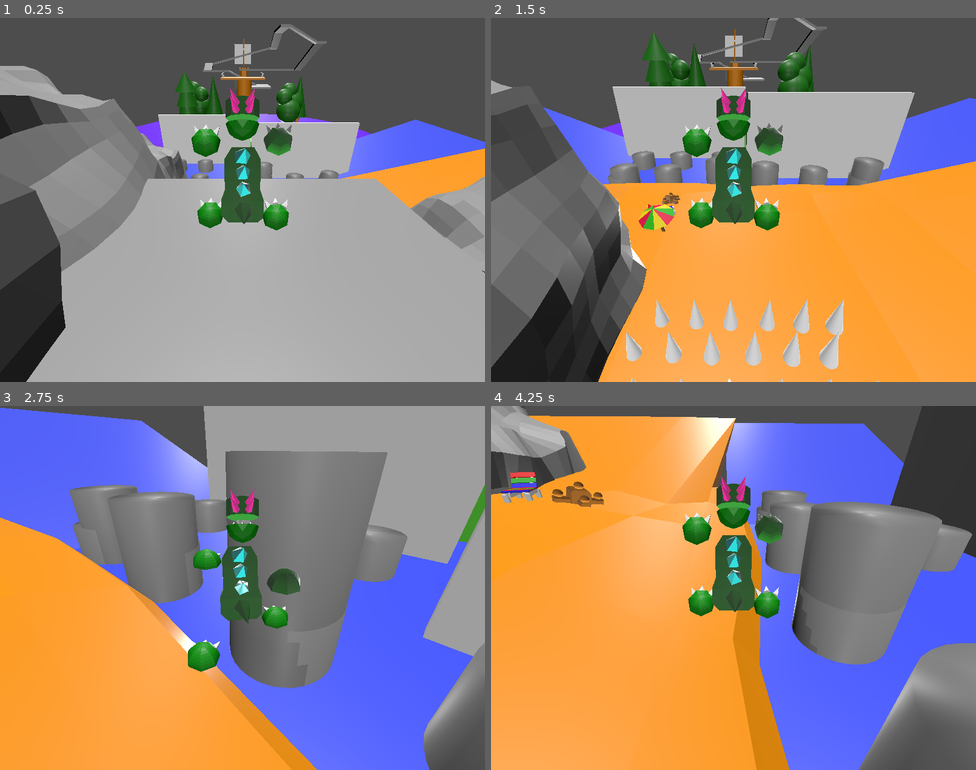
Above: before the commit, frames 1-4 (two rows, left to right).
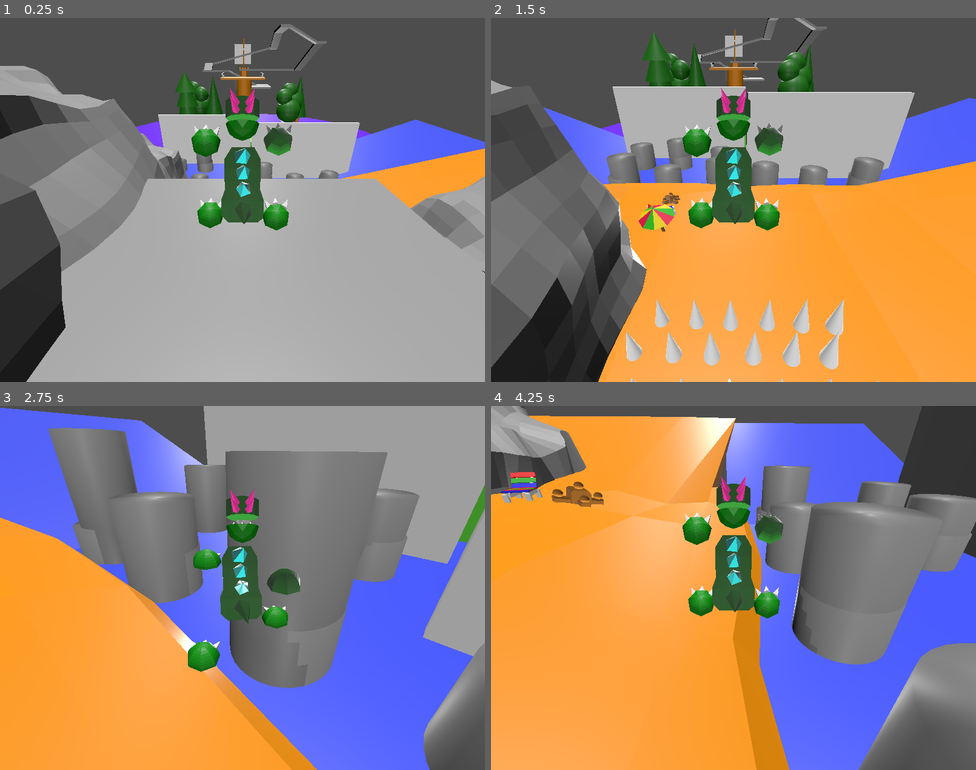
Above: after the commit, the same moments.

Repository: bazylevnik0/dinokid
Game: Godot game, scene res://mom-intro.tscn
Two runs of this game, one before a commit and one after it. Both use one fixed random seed, a clock stepped at 60 frames per second and the inputs below. Video files are missing from this copy of the repository; at most half a second of black plays in their place.
Inputs:
- Up to frame 1 (0.25 s): no input
- Up to frame 2 (1.5 s): hold Up (move_forward) from 0.53 s (still down); tap Z (key_a) at 0.6 s; tap Space (jump) at 0.77 s; tap X (key_b) at 1.35 s
- Up to frame 3 (2.75 s): tap Space (jump) at 1.52 s; release Up (move_forward) at 2.03 s; hold Left (move_left) from 2.03 s (still down); tap Z (key_a) at 2.1 s
- Up to frame 4 (4.25 s): tap X (key_b) at 2.85 s; tap Space (jump) at 3.02, 3.77 s; release Left (move_left) at 3.53 s; hold Down (move_backward) from 3.53 s (still down); tap Z (key_a) at 3.6 s

The runs differ from the first frame. In frame 1, less than 0.1% of the frame differs, in the area x 37-44%, y 37-43%; in frame 2, 0.5%; in frame 3, 4.1%, in the area x 9-87%, y 6-44%; in frame 4, 2.3%.
Error in both runs: Attempt to call function 'play' in base 'null instance' on a null instance. (res://Player.gd:18)

Commit message:
homeisland: finished platform moving for river stones

Diff:
--- a/homeisland.tscn
+++ b/homeisland.tscn
@@ -355,7 +355,7 @@
 "times": PackedFloat32Array(0, 3),
 "transitions": PackedFloat32Array(1, 1),
 "update": 0,
-"values": [Vector3(-2.55527, 7.73503, -9.37166), Vector3(-2.55527, 7.70203, -8.98211)]
+"values": [Vector3(-2.55527, 7.73503, -9.37166), Vector3(-2.55527, 7.65704, -8.45117)]
 }
 
 [sub_resource type="Animation" id="Animation_50yr8"]
@@ -377,6 +377,334 @@
 _data = {
 "RESET": SubResource("Animation_50yr8"),
 "new_animation": SubResource("Animation_ofuse")
+}
+
+[sub_resource type="BoxShape3D" id="BoxShape3D_svpll"]
+size = Vector3(0.575195, 0.62854, 1.01941)
+
+[sub_resource type="Animation" id="Animation_qeml0"]
+resource_name = "new_animation"
+length = 6.0
+loop_mode = 1
+tracks/0/type = "value"
+tracks/0/imported = false
+tracks/0/enabled = true
+tracks/0/path = NodePath(".:position")
+tracks/0/interp = 1
+tracks/0/loop_wrap = true
+tracks/0/keys = {
+"times": PackedFloat32Array(0, 3),
+"transitions": PackedFloat32Array(1, 1),
+"update": 0,
+"values": [Vector3(-2.60506, 9.15317, -9.47508), Vector3(-2.60506, 9.10751, -8.93616)]
+}
+
+[sub_resource type="Animation" id="Animation_nslj2"]
+length = 0.001
+tracks/0/type = "value"
+tracks/0/imported = false
+tracks/0/enabled = true
+tracks/0/path = NodePath(".:position")
+tracks/0/interp = 1
+tracks/0/loop_wrap = true
+tracks/0/keys = {
+"times": PackedFloat32Array(0),
+"transitions": PackedFloat32Array(1),
+"update": 0,
+"values": [Vector3(-2.60506, 9.15317, -9.47508)]
+}
+
+[sub_resource type="AnimationLibrary" id="AnimationLibrary_g1iit"]
+_data = {
+"RESET": SubResource("Animation_nslj2"),
+"new_animation": SubResource("Animation_qeml0")
+}
+
+[sub_resource type="BoxShape3D" id="BoxShape3D_o1cy7"]
+size = Vector3(0.592682, 0.570923, 0.782715)
+
+[sub_resource type="Animation" id="Animation_cuuu1"]
+resource_name = "new_animation"
+length = 6.0
+loop_mode = 1
+tracks/0/type = "value"
+tracks/0/imported = false
+tracks/0/enabled = true
+tracks/0/path = NodePath(".:position")
+tracks/0/interp = 1
+tracks/0/loop_wrap = true
+tracks/0/keys = {
+"times": PackedFloat32Array(0, 3),
+"transitions": PackedFloat32Array(1, 1),
+"update": 0,
+"values": [Vector3(-1.58209, 9.11007, -8.60589), Vector3(-1.58209, 9.17311, -9.34986)]
+}
+
+[sub_resource type="Animation" id="Animation_d6jat"]
+length = 0.001
+tracks/0/type = "value"
+tracks/0/imported = false
+tracks/0/enabled = true
+tracks/0/path = NodePath(".:position")
+tracks/0/interp = 1
+tracks/0/loop_wrap = true
+tracks/0/keys = {
+"times": PackedFloat32Array(0),
+"transitions": PackedFloat32Array(1),
+"update": 0,
+"values": [Vector3(-1.58209, 9.11007, -8.60589)]
+}
+
+[sub_resource type="AnimationLibrary" id="AnimationLibrary_dt6d5"]
+_data = {
+"RESET": SubResource("Animation_d6jat"),
+"new_animation": SubResource("Animation_cuuu1")
+}
+
+[sub_resource type="BoxShape3D" id="BoxShape3D_sgvt8"]
+size = Vector3(0.598389, 0.647217, 0.886353)
+
+[sub_resource type="Animation" id="Animation_wc1bg"]
+resource_name = "new_animation"
+length = 6.0
+loop_mode = 1
+tracks/0/type = "value"
+tracks/0/imported = false
+tracks/0/enabled = true
+tracks/0/path = NodePath(".:position")
+tracks/0/interp = 1
+tracks/0/loop_wrap = true
+tracks/0/keys = {
+"times": PackedFloat32Array(0, 3),
+"transitions": PackedFloat32Array(1, 1),
+"update": 0,
+"values": [Vector3(-0.393235, 9.1659, -9.46978), Vector3(-0.393235, 9.1306, -9.02398)]
+}
+
+[sub_resource type="Animation" id="Animation_lvi5w"]
+length = 0.001
+tracks/0/type = "value"
+tracks/0/imported = false
+tracks/0/enabled = true
+tracks/0/path = NodePath(".:position")
+tracks/0/interp = 1
+tracks/0/loop_wrap = true
+tracks/0/keys = {
+"times": PackedFloat32Array(0),
+"transitions": PackedFloat32Array(1),
+"update": 0,
+"values": [Vector3(-0.393235, 9.1659, -9.46978)]
+}
+
+[sub_resource type="AnimationLibrary" id="AnimationLibrary_e6jad"]
+_data = {
+"RESET": SubResource("Animation_lvi5w"),
+"new_animation": SubResource("Animation_wc1bg")
+}
+
+[sub_resource type="BoxShape3D" id="BoxShape3D_3ha4a"]
+size = Vector3(0.678711, 0.701538, 0.864746)
+
+[sub_resource type="Animation" id="Animation_k310j"]
+resource_name = "new_animation"
+length = 6.0
+loop_mode = 1
+tracks/0/type = "value"
+tracks/0/imported = false
+tracks/0/enabled = true
+tracks/0/path = NodePath(".:position")
+tracks/0/interp = 1
+tracks/0/loop_wrap = true
+tracks/0/keys = {
+"times": PackedFloat32Array(0, 3),
+"transitions": PackedFloat32Array(1, 1),
+"update": 0,
+"values": [Vector3(0.79685, 9.12914, -9.4638), Vector3(0.79685, 9.05005, -8.53033)]
+}
+
+[sub_resource type="Animation" id="Animation_kwqxo"]
+length = 0.001
+tracks/0/type = "value"
+tracks/0/imported = false
+tracks/0/enabled = true
+tracks/0/path = NodePath(".:position")
+tracks/0/interp = 1
+tracks/0/loop_wrap = true
+tracks/0/keys = {
+"times": PackedFloat32Array(0),
+"transitions": PackedFloat32Array(1),
+"update": 0,
+"values": [Vector3(0.79685, 9.12914, -9.4638)]
+}
+
+[sub_resource type="AnimationLibrary" id="AnimationLibrary_2vpmd"]
+_data = {
+"RESET": SubResource("Animation_kwqxo"),
+"new_animation": SubResource("Animation_k310j")
+}
+
+[sub_resource type="BoxShape3D" id="BoxShape3D_dw4dm"]
+size = Vector3(0.645752, 0.564941, 1)
+
+[sub_resource type="Animation" id="Animation_mjy8i"]
+resource_name = "new_animation"
+length = 6.0
+loop_mode = 1
+tracks/0/type = "value"
+tracks/0/imported = false
+tracks/0/enabled = true
+tracks/0/path = NodePath(".:position")
+tracks/0/interp = 1
+tracks/0/loop_wrap = true
+tracks/0/keys = {
+"times": PackedFloat32Array(0, 3),
+"transitions": PackedFloat32Array(1, 1),
+"update": 0,
+"values": [Vector3(1.88112, 9.04131, -8.58296), Vector3(1.88112, 9.11495, -9.45205)]
+}
+
+[sub_resource type="Animation" id="Animation_v5qph"]
+length = 0.001
+tracks/0/type = "value"
+tracks/0/imported = false
+tracks/0/enabled = true
+tracks/0/path = NodePath(".:position")
+tracks/0/interp = 1
+tracks/0/loop_wrap = true
+tracks/0/keys = {
+"times": PackedFloat32Array(0),
+"transitions": PackedFloat32Array(1),
+"update": 0,
+"values": [Vector3(1.88112, 9.04131, -8.58296)]
+}
+
+[sub_resource type="AnimationLibrary" id="AnimationLibrary_7jlrm"]
+_data = {
+"RESET": SubResource("Animation_v5qph"),
+"new_animation": SubResource("Animation_mjy8i")
+}
+
+[sub_resource type="BoxShape3D" id="BoxShape3D_xa8hf"]
+size = Vector3(0.463318, 0.578064, 0.86084)
+
+[sub_resource type="Animation" id="Animation_roemd"]
+resource_name = "new_animation"
+length = 6.0
+loop_mode = 1
+tracks/0/type = "value"
+tracks/0/imported = false
+tracks/0/enabled = true
+tracks/0/path = NodePath(".:position")
+tracks/0/interp = 1
+tracks/0/loop_wrap = true
+tracks/0/keys = {
+"times": PackedFloat32Array(0, 3),
+"transitions": PackedFloat32Array(1, 1),
+"update": 0,
+"values": [Vector3(3.05249, 9.1721, -9.40709), Vector3(3.05249, 9.09811, -8.53382)]
+}
+
+[sub_resource type="Animation" id="Animation_j11ch"]
+length = 0.001
+tracks/0/type = "value"
+tracks/0/imported = false
+tracks/0/enabled = true
+tracks/0/path = NodePath(".:position")
+tracks/0/interp = 1
+tracks/0/loop_wrap = true
+tracks/0/keys = {
+"times": PackedFloat32Array(0),
+"transitions": PackedFloat32Array(1),
+"update": 0,
+"values": [Vector3(3.05249, 9.1721, -9.40709)]
+}
+
+[sub_resource type="AnimationLibrary" id="AnimationLibrary_rmryh"]
+_data = {
+"RESET": SubResource("Animation_j11ch"),
+"new_animation": SubResource("Animation_roemd")
+}
+
+[sub_resource type="BoxShape3D" id="BoxShape3D_bqr08"]
+size = Vector3(0.614441, 0.620605, 1.03638)
+
+[sub_resource type="Animation" id="Animation_77r4o"]
+resource_name = "new_animation"
+length = 6.0
+loop_mode = 1
+tracks/0/type = "value"
+tracks/0/imported = false
+tracks/0/enabled = true
+tracks/0/path = NodePath(".:position")
+tracks/0/interp = 1
+tracks/0/loop_wrap = true
+tracks/0/keys = {
+"times": PackedFloat32Array(0, 3),
+"transitions": PackedFloat32Array(1, 1),
+"update": 0,
+"values": [Vector3(3.05274, 10.0908, -9.42338), Vector3(3.05274, 10.0399, -8.8228)]
+}
+
+[sub_resource type="Animation" id="Animation_n3qbe"]
+length = 0.001
+tracks/0/type = "value"
+tracks/0/imported = false
+tracks/0/enabled = true
+tracks/0/path = NodePath(".:position")
+tracks/0/interp = 1
+tracks/0/loop_wrap = true
+tracks/0/keys = {
+"times": PackedFloat32Array(0),
+"transitions": PackedFloat32Array(1),
+"update": 0,
+"values": [Vector3(3.05274, 10.0908, -9.42338)]
+}
+
+[sub_resource type="AnimationLibrary" id="AnimationLibrary_hb5xf"]
+_data = {
+"RESET": SubResource("Animation_n3qbe"),
+"new_animation": SubResource("Animation_77r4o")
+}
+
+[sub_resource type="BoxShape3D" id="BoxShape3D_ftkcu"]
+size = Vector3(0.662659, 0.605499, 1.09631)
+
+[sub_resource type="Animation" id="Animation_tywhq"]
+resource_name = "new_animation"
+length = 6.0
+loop_mode = 1
+tracks/0/type = "value"
+tracks/0/imported = false
+tracks/0/enabled = true
+tracks/0/path = NodePath(".:position")
+tracks/0/interp = 1
+tracks/0/loop_wrap = true
+tracks/0/keys = {
+"times": PackedFloat32Array(0, 3),
+"transitions": PackedFloat32Array(1, 1),
+"update": 0,
+"values": [Vector3(1.86957, 10.1029, -9.46176), Vector3(1.86957, 10.0274, -8.57034)]
+}
+
+[sub_resource type="Animation" id="Animation_120qx"]
+length = 0.001
+tracks/0/type = "value"
+tracks/0/imported = false
+tracks/0/enabled = true
+tracks/0/path = NodePath(".:position")
+tracks/0/interp = 1
+tracks/0/loop_wrap = true
+tracks/0/keys = {
+"times": PackedFloat32Array(0),
+"transitions": PackedFloat32Array(1),
+"update": 0,
+"values": [Vector3(1.86957, 10.1029, -9.46176)]
+}
+
+[sub_resource type="AnimationLibrary" id="AnimationLibrary_owu1b"]
+_data = {
+"RESET": SubResource("Animation_120qx"),
+"new_animation": SubResource("Animation_tywhq")
 }
 
 [sub_resource type="CylinderShape3D" id="CylinderShape3D_cbdnm"]
@@ -697,6 +1025,110 @@
 [node name="AnimationPlayer" type="AnimationPlayer" parent="StaticBody3D/River6"]
 libraries = {
 "": SubResource("AnimationLibrary_oi1md")
+}
+autoplay = "new_animation"
+
+[node name="River7" type="CollisionShape3D" parent="StaticBody3D"]
+transform = Transform3D(1, 0, 0, 0, 0.996977, -0.0776935, 0, 0.0776935, 0.996977, -2.60506, 9.15317, -9.47508)
+shape = SubResource("BoxShape3D_svpll")
+
+[node name="river_stone" parent="StaticBody3D/River7" instance=ExtResource("4_4sxba")]
+transform = Transform3D(1, 0, 0, 0, -4.42378e-08, -1, 0, 1, -4.42378e-08, 0, 0.0033989, -0.503208)
+
+[node name="AnimationPlayer" type="AnimationPlayer" parent="StaticBody3D/River7"]
+libraries = {
+"": SubResource("AnimationLibrary_g1iit")
+}
+autoplay = "new_animation"
+
+[node name="River8" type="CollisionShape3D" parent="StaticBody3D"]
+transform = Transform3D(1, 0, 0, 0, 0.994799, -0.10189, 0, 0.10189, 0.994799, -1.58209, 9.11007, -8.60589)
+shape = SubResource("BoxShape3D_o1cy7")
+
+[node name="river_stone" parent="StaticBody3D/River8" instance=ExtResource("4_4sxba")]
+transform = Transform3D(1, 0, 0, 0, -4.28408e-08, -1, 0, 1, -4.28408e-08, 0, -0.0109854, -0.626209)
+
+[node name="AnimationPlayer" type="AnimationPlayer" parent="StaticBody3D/River8"]
+libraries = {
+"": SubResource("AnimationLibrary_dt6d5")
+}
+autoplay = "new_animation"
+
+[node name="River9" type="CollisionShape3D" parent="StaticBody3D"]
+transform = Transform3D(1, 0, 0, 0, 0.9939, -0.11029, 0, 0.11029, 0.9939, -0.393235, 9.1659, -9.46978)
+shape = SubResource("BoxShape3D_sgvt8")
+
+[node name="river_stone" parent="StaticBody3D/River9" instance=ExtResource("4_4sxba")]
+transform = Transform3D(1, 0, 0, 0, -4.28408e-08, -1, 0, 1, -4.28408e-08, 0, -0.0147123, -0.565982)
+
+[node name="AnimationPlayer" type="AnimationPlayer" parent="StaticBody3D/River9"]
+libraries = {
+"": SubResource("AnimationLibrary_e6jad")
+}
+autoplay = "new_animation"
+
+[node name="River10" type="CollisionShape3D" parent="StaticBody3D"]
+transform = Transform3D(1, 0, 0, 0, 0.995617, -0.0935351, 0, 0.0935351, 0.995617, 0.79685, 9.12914, -9.4638)
+shape = SubResource("BoxShape3D_3ha4a")
+
+[node name="river_stone" parent="StaticBody3D/River10" instance=ExtResource("4_4sxba")]
+transform = Transform3D(1, 0, 0, 0, -4.37722e-08, -1, 0, 1, -4.37722e-08, 0, -0.00531101, -0.580662)
+
+[node name="AnimationPlayer" type="AnimationPlayer" parent="StaticBody3D/River10"]
+libraries = {
+"": SubResource("AnimationLibrary_2vpmd")
+}
+autoplay = "new_animation"
+
+[node name="River11" type="CollisionShape3D" parent="StaticBody3D"]
+transform = Transform3D(1, 0, 0, 0, 0.998176, -0.0603691, 0, 0.0603691, 0.998176, 1.88112, 9.04131, -8.58296)
+shape = SubResource("BoxShape3D_dw4dm")
+
+[node name="river_stone" parent="StaticBody3D/River11" instance=ExtResource("4_4sxba")]
+transform = Transform3D(1, 0, 0, 0, -4.47035e-08, 1, 0, -1, -4.47035e-08, 0, 0.0404797, -0.509138)
+
+[node name="AnimationPlayer" type="AnimationPlayer" parent="StaticBody3D/River11"]
+libraries = {
+"": SubResource("AnimationLibrary_7jlrm")
+}
+autoplay = "new_animation"
+
+[node name="River12" type="CollisionShape3D" parent="StaticBody3D"]
+transform = Transform3D(1, 0, 0, 0, 0.996955, -0.0781296, 0, 0.0781296, 0.996955, 3.05249, 9.1721, -9.40709)
+shape = SubResource("BoxShape3D_xa8hf")
+
+[node name="river_stone" parent="StaticBody3D/River12" instance=ExtResource("4_4sxba")]
+transform = Transform3D(1, 0, 0, 0, -4.28408e-08, 1, 0, -1, -4.28408e-08, 0, 0.00363636, -0.575618)
+
+[node name="AnimationPlayer" type="AnimationPlayer" parent="StaticBody3D/River12"]
+libraries = {
+"": SubResource("AnimationLibrary_rmryh")
+}
+autoplay = "new_animation"
+
+[node name="River13" type="CollisionShape3D" parent="StaticBody3D"]
+transform = Transform3D(1, 0, 0, 0, 0.995368, -0.0962633, 0, 0.0962633, 0.995368, 3.05274, 10.0908, -9.42338)
+shape = SubResource("BoxShape3D_bqr08")
+
+[node name="river_stone" parent="StaticBody3D/River13" instance=ExtResource("4_4sxba")]
+transform = Transform3D(1, 0, 0, 0, -4.37722e-08, 1, 0, -1, -4.37722e-08, 0, -0.00580215, -0.488129)
+
+[node name="AnimationPlayer" type="AnimationPlayer" parent="StaticBody3D/River13"]
+libraries = {
+"": SubResource("AnimationLibrary_hb5xf")
+}
+autoplay = "new_animation"
+
+[node name="River14" type="CollisionShape3D" parent="StaticBody3D"]
+transform = Transform3D(1, 0, 0, 0, 0.996406, -0.0847039, 0, 0.0847039, 0.996406, 1.86957, 10.1029, -9.46176)
+shape = SubResource("BoxShape3D_ftkcu")
+
+[node name="river_stone" parent="StaticBody3D/River14" instance=ExtResource("4_4sxba")]
+transform = Transform3D(1, 0, 0, 0, -4.3714e-08, -1, 0, 1, -4.3714e-08, 0, -0.000121117, -0.434728)
+
+[node name="AnimationPlayer" type="AnimationPlayer" parent="StaticBody3D/River14"]
+libraries = {
+"": SubResource("AnimationLibrary_owu1b")
 }
 autoplay = "new_animation"
 
Not shown: 1 places in homeisland.tscn that only renumber resources
